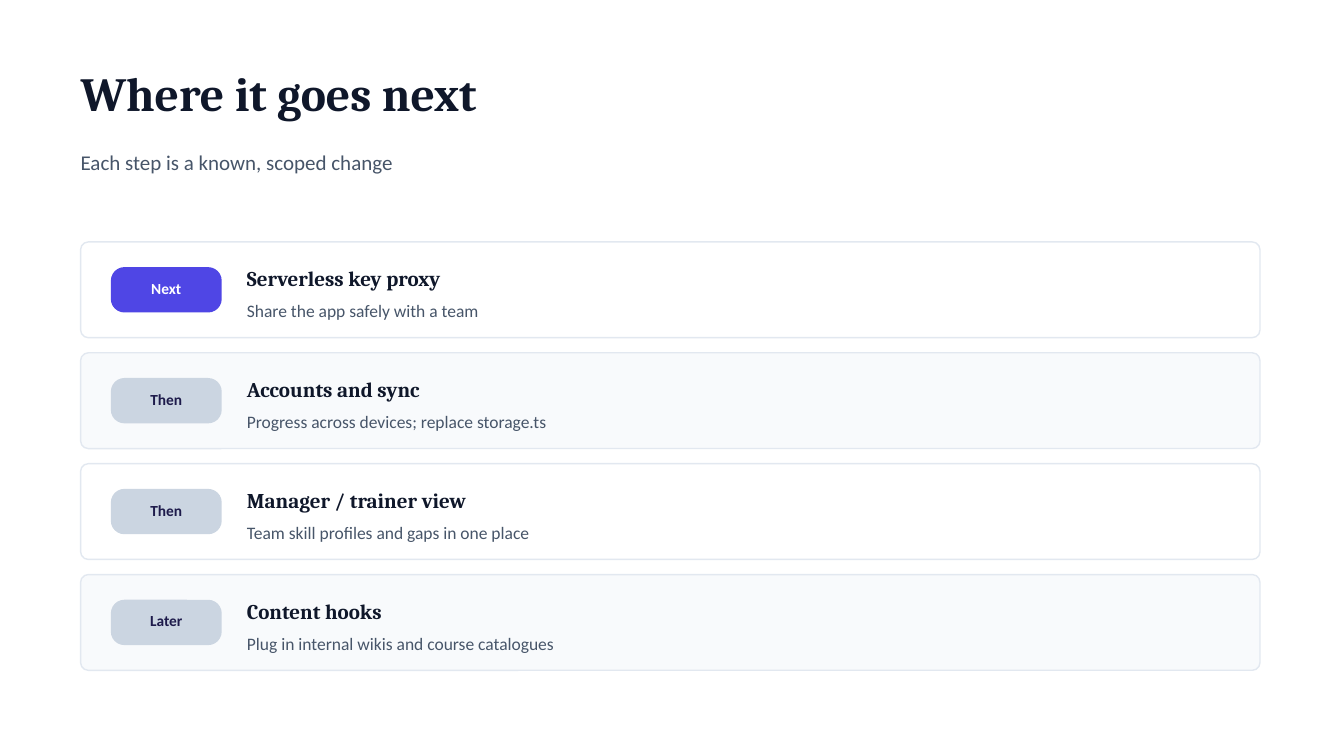
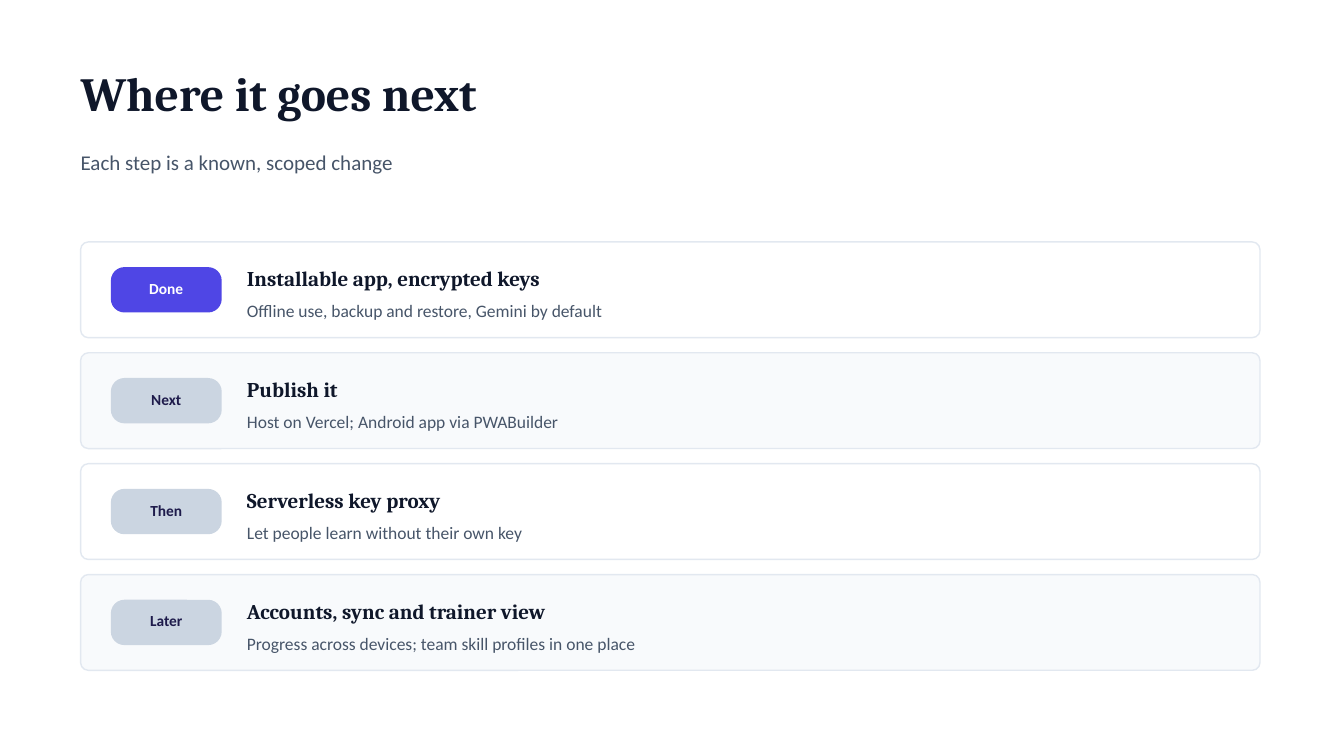
Before and after one commit to sohelPathanHarbinger/skill_path, a slide deck: slide 16 of docs/SkillPath-Presentation.pptx (slide 15 before the commit). Drawn at 1344x756 pixels with LibreOffice and Linux fonts; fonts in the diff are those of the drawing. Boxes give left, top, right and bottom in pixels: in the first picture for what was removed or moved away, otherwise in the second. Text is boxed around its words. In the diff, an @@ line names an element or a change of style, - is before the commit and + after.

Commit message:
feat: add backup and restore functionality for learning tracks
- Implemented BackupPanel component for downloading and restoring tracks.
- Added backup and restore logic in the backup module.
- Enhanced Home component to refresh track list upon restoration.
- Created InfoPages for About, How to Use, and Disclaimer sections.
- Updated SettingsDialog to handle API key storage securely.
- Introduced Dialog component for better UI handling.
- Refactored storage management to support encrypted API keys.
- Updated track store to manage track state and subscriptions.
- Improved app information handling with appInfo module.
- Enhanced error handling for AI responses.
- Updated TypeScript configuration to support JSON modules.

```diff
--- a/docs/SkillPath-Presentation.pptx
+++ b/docs/SkillPath-Presentation.pptx
@@ text added at [149,284,183,294], 11 pt, text #FFFFFF, bold @@
+Done
@@ text at [247,271,539,291]: text changed @@
-Serverless key proxy
+Installable app, encrypted keys
@@ text at [247,305,602,320]: text changed @@
-Share the app safely with a team
+Offline use, backup and restore, Gemini by default
@@ text "Next": place and size @@
-text "Next" at [151,284,181,294]
+text "Next" at [151,395,181,405]
@@ text "Next" at [151,395,181,405]: text colour #FFFFFF to #1E1B4B @@
@@ text at [247,382,338,397]: text changed @@
-Accounts and sync
+Publish it
@@ text removed at [150,394,182,405] @@
-Then
@@ text at [247,416,559,431]: text changed @@
-Progress across devices; replace storage.ts
+Host on Vercel; Android app via PWABuilder
@@ text at [247,493,440,513]: text changed @@
-Manager / trainer view
+Serverless key proxy
@@ text at [247,527,522,542]: text changed @@
-Team skill profiles and gaps in one place
+Let people learn without their own key
@@ text at [247,604,545,624]: text changed @@
-Content hooks
+Accounts, sync and trainer view
@@ text at [247,638,635,653]: text changed @@
-Plug in internal wikis and course catalogues
+Progress across devices; team skill profiles in one place
```
Also in this commit, not shown: 7 other slides changed, 1 slide added, 26 other files.
